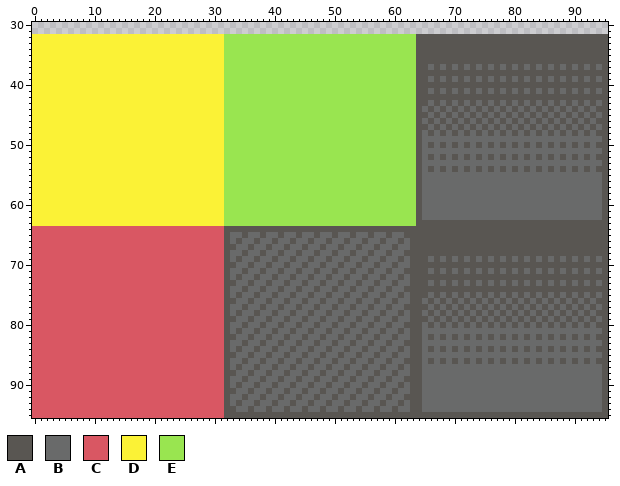
Edited in one commit: pixel-art file (Assets/AnimationImporter-master/tiles/tile_mesh.ase). Above, as it was before the edit.
96x96 pixels, 1 frame. Shown: x 0..95, y 30..95.
Palette (. is transparent): A #595652  B #696a6a  C #d95763  D #fbf236  E #99e550
After:
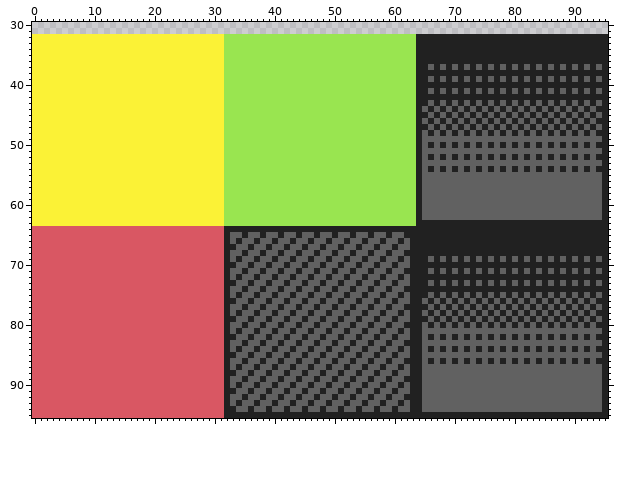
Change:
colour A: #595652 -> #212121
colour B: #696a6a -> #616161
Changed places in both pictures, as pixel boxes (x1, y1, x2, y2):
changed: (224, 34, 608, 418)
